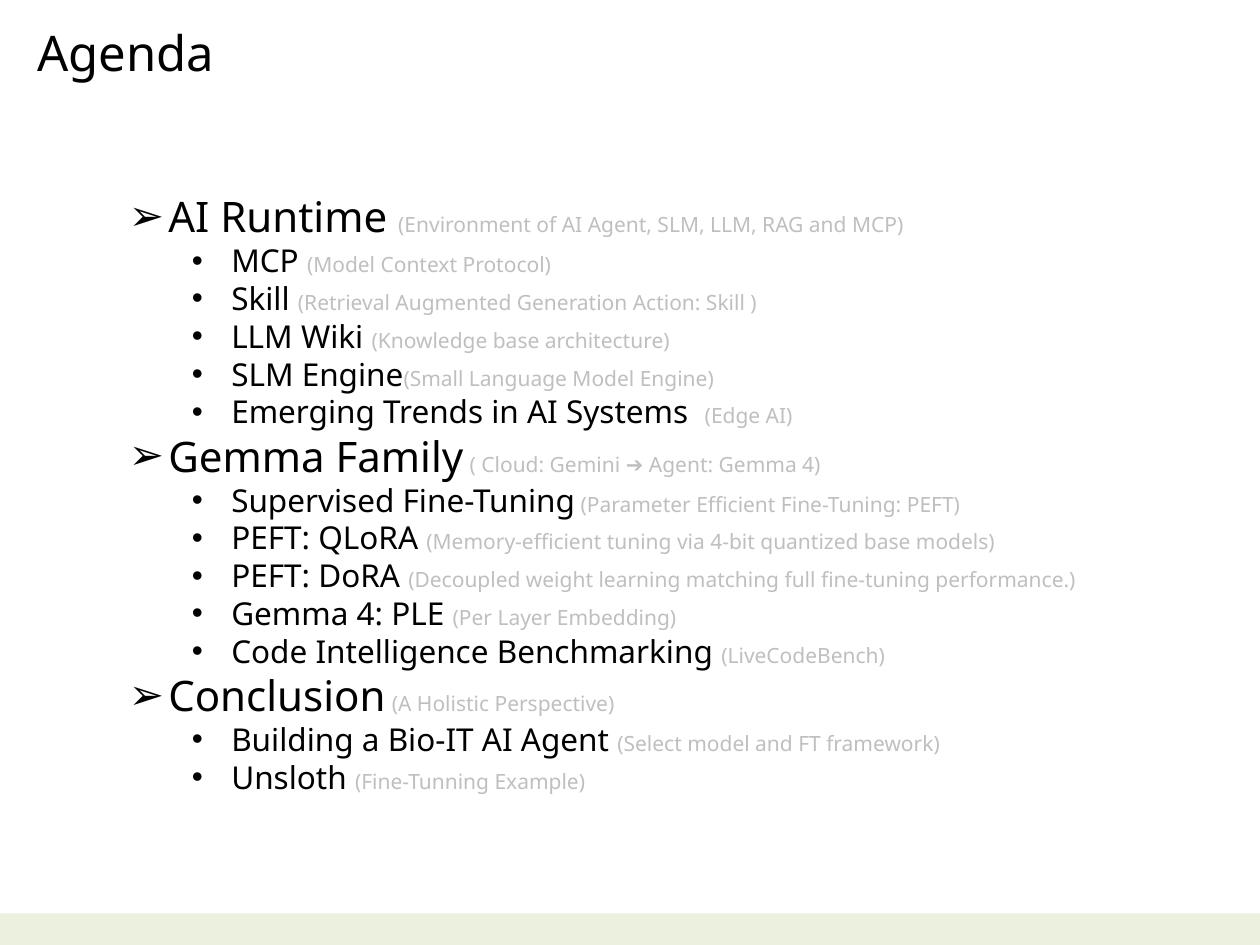
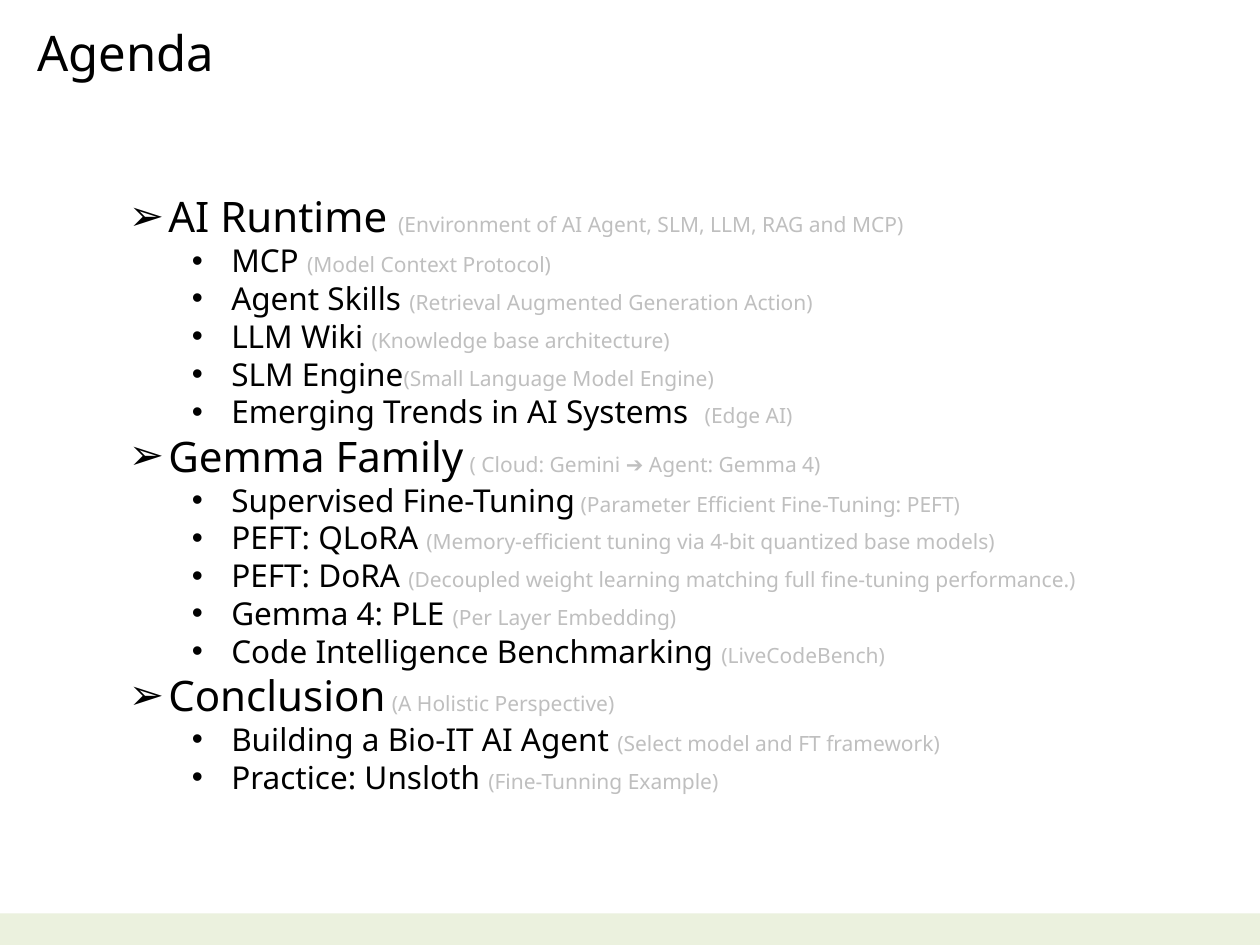
Before and after one commit to navibator/crazy-ai, a slide deck: slide 2 of ai-gemma.pptx. Drawn at 1260x945 pixels with LibreOffice and Linux fonts; fonts in the diff are those of the drawing. Boxes give left, top, right and bottom in pixels: in the first picture for what was removed or moved away, otherwise in the second. Text is boxed around its words. In the diff, an @@ line names an element or a change of style, - is before the commit and + after.

Commit message:
bio-it-agent

```diff
--- a/ai-gemma.pptx
+++ b/ai-gemma.pptx
@@ text at (231, 286, 812, 318): text changed @@
-  • Skill (Retrieval Augmented Generation Action: Skill )
+  • Agent Skills (Retrieval Augmented Generation Action)
@@ text at (231, 765, 719, 794): text changed @@
-  • Unsloth (Fine-Tunning Example)
+  • Practice: Unsloth (Fine-Tunning Example)
```
Also in this commit, not shown: 3 other slides changed, 1 slide added, 1 slide removed, 3 other files.
